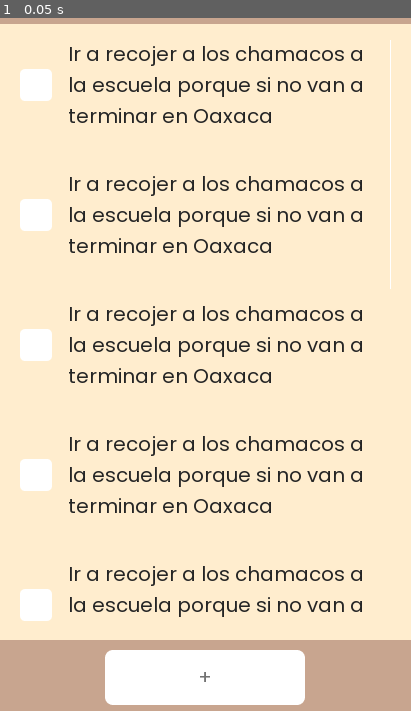
Above: before the commit, frame 1.
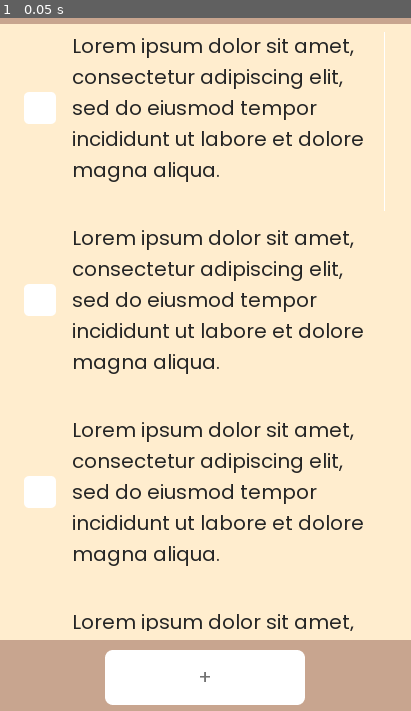
Above: after the commit, the same moment.

Repository: NintenDuck/Simple-To-Do-List
Game: Godot game, scene res://scenes/main.tscn
Same seed, same stepped clock (60 frames per second), same inputs: the game is played once before the commit and once after it.
Inputs:
- Up to frame 1 (0.05 s): no input

The runs differ from the first frame. In frame 1, 16% of the frame differs, in the area x 4-96%, y 2-89%.

Commit message:
NIGHT COMMIT

Diff:
--- a/project.godot
+++ b/project.godot
@@ -18,6 +18,7 @@
 
 window/size/width=411
 window/size/height=731
+window/handheld/orientation="portrait"
 
 [input_devices]
 
--- a/scenes/main.tscn
+++ b/scenes/main.tscn
@@ -46,18 +46,20 @@
 anchor_top = 0.055
 anchor_right = 1.0
 anchor_bottom = 0.886
-margin_left = 20.0
-margin_top = 15.795
-margin_right = -20.0
-margin_bottom = -7.66602
+margin_left = 24.0
+margin_top = 7.795
+margin_right = -27.0
+margin_bottom = 0.333984
 
 [node name="ScrollContainer" type="ScrollContainer" parent="Control/ContentMargin"]
-margin_right = 371.0
-margin_bottom = 584.0
+margin_right = 361.0
+margin_bottom = 600.0
+size_flags_horizontal = 3
+scroll_horizontal_enabled = false
 
 [node name="TaskContainer" type="VBoxContainer" parent="Control/ContentMargin/ScrollContainer"]
 margin_right = 360.0
-margin_bottom = 1390.0
+margin_bottom = 2072.0
 custom_constants/separation = 40
 __meta__ = {
 "_editor_description_": "Insert 'tasks' nodes"
@@ -66,67 +68,67 @@
 [node name="Task" parent="Control/ContentMargin/ScrollContainer/TaskContainer" instance=ExtResource( 2 )]
 anchor_right = 0.0
 margin_right = 360.0
-margin_bottom = 90.0
+margin_bottom = 152.0
 
 [node name="Task2" parent="Control/ContentMargin/ScrollContainer/TaskContainer" instance=ExtResource( 2 )]
 anchor_right = 0.0
-margin_top = 130.0
+margin_top = 192.0
 margin_right = 360.0
-margin_bottom = 220.0
+margin_bottom = 344.0
 
 [node name="Task3" parent="Control/ContentMargin/ScrollContainer/TaskContainer" instance=ExtResource( 2 )]
 anchor_right = 0.0
-margin_top = 260.0
+margin_top = 384.0
 margin_right = 360.0
-margin_bottom = 350.0
+margin_bottom = 536.0
 
 [node name="Task4" parent="Control/ContentMargin/ScrollContainer/TaskContainer" instance=ExtResource( 2 )]
 anchor_right = 0.0
-margin_top = 390.0
+margin_top = 576.0
 margin_right = 360.0
-margin_bottom = 480.0
+margin_bottom = 728.0
 
 [node name="Task5" parent="Control/ContentMargin/ScrollContainer/TaskContainer" instance=ExtResource( 2 )]
 anchor_right = 0.0
-margin_top = 520.0
+margin_top = 768.0
 margin_right = 360.0
-margin_bottom = 610.0
+margin_bottom = 920.0
 
 [node name="Task6" parent="Control/ContentMargin/ScrollContainer/TaskContainer" instance=ExtResource( 2 )]
 anchor_right = 0.0
-margin_top = 650.0
+margin_top = 960.0
 margin_right = 360.0
-margin_bottom = 740.0
+margin_bottom = 1112.0
 
 [node name="Task7" parent="Control/ContentMargin/ScrollContainer/TaskContainer" instance=ExtResource( 2 )]
 anchor_right = 0.0
-margin_top = 780.0
+margin_top = 1152.0
 margin_right = 360.0
-margin_bottom = 870.0
+margin_bottom = 1304.0
 
 [node name="Task8" parent="Control/ContentMargin/ScrollContainer/TaskContainer" instance=ExtResource( 2 )]
 anchor_right = 0.0
-margin_top = 910.0
+margin_top = 1344.0
 margin_right = 360.0
-margin_bottom = 1000.0
+margin_bottom = 1496.0
 
 [node name="Task9" parent="Control/ContentMargin/ScrollContainer/TaskContainer" instance=ExtResource( 2 )]
 anchor_right = 0.0
-margin_top = 1040.0
+margin_top = 1536.0
 margin_right = 360.0
-margin_bottom = 1130.0
+margin_bottom = 1688.0
 
 [node name="Task10" parent="Control/ContentMargin/ScrollContainer/TaskContainer" instance=ExtResource( 2 )]
 anchor_right = 0.0
-margin_top = 1170.0
+margin_top = 1728.0
 margin_right = 360.0
-margin_bottom = 1260.0
+margin_bottom = 1880.0
 
 [node name="Task11" parent="Control/ContentMargin/ScrollContainer/TaskContainer" instance=ExtResource( 2 )]
 anchor_right = 0.0
-margin_top = 1300.0
+margin_top = 1920.0
 margin_right = 360.0
-margin_bottom = 1390.0
+margin_bottom = 2072.0
 
 [node name="ButtonMarginContainer" type="MarginContainer" parent="Control"]
 anchor_top = 0.897
@@ -149,6 +151,7 @@
 custom_colors/font_color = Color( 0.454902, 0.454902, 0.454902, 1 )
 custom_colors/font_color_hover = Color( 0.454902, 0.454902, 0.454902, 1 )
 custom_colors/font_color_pressed = Color( 1, 1, 1, 1 )
+shortcut_in_tooltip = false
 enabled_focus_mode = 0
 shortcut = SubResource( 2 )
 text = "+"
--- a/scenes/task.tscn
+++ b/scenes/task.tscn
@@ -5,14 +5,16 @@
 [node name="Task" type="HBoxContainer"]
 anchor_right = 1.0
 rect_min_size = Vector2( 360, 0 )
+size_flags_horizontal = 3
 theme = ExtResource( 1 )
 custom_constants/separation = 16
 
 [node name="TaskCheckBox" type="CheckBox" parent="."]
 margin_right = 32.0
-margin_bottom = 90.0
+margin_bottom = 121.0
 focus_mode = 0
 mouse_filter = 1
+mouse_default_cursor_shape = 2
 enabled_focus_mode = 0
 __meta__ = {
 "_editor_description_": ""
@@ -21,11 +23,13 @@
 [node name="TaskLabel" type="Label" parent="."]
 margin_left = 48.0
 margin_right = 411.0
-margin_bottom = 90.0
-size_flags_horizontal = 7
+margin_bottom = 121.0
+rect_min_size = Vector2( 300, 0 )
+rect_clip_content = true
+size_flags_horizontal = 3
 theme = ExtResource( 1 )
 custom_colors/font_color = Color( 0.14902, 0.14902, 0.14902, 1 )
-text = "Ir a recojer a los chamacos a la escuela porque si no van a terminar en Oaxaca"
+text = "Lorem ipsum dolor sit amet, consectetur adipiscing elit, sed do eiusmod tempor incididunt ut labore et dolore magna aliqua."
 valign = 1
 autowrap = true
 __meta__ = {
